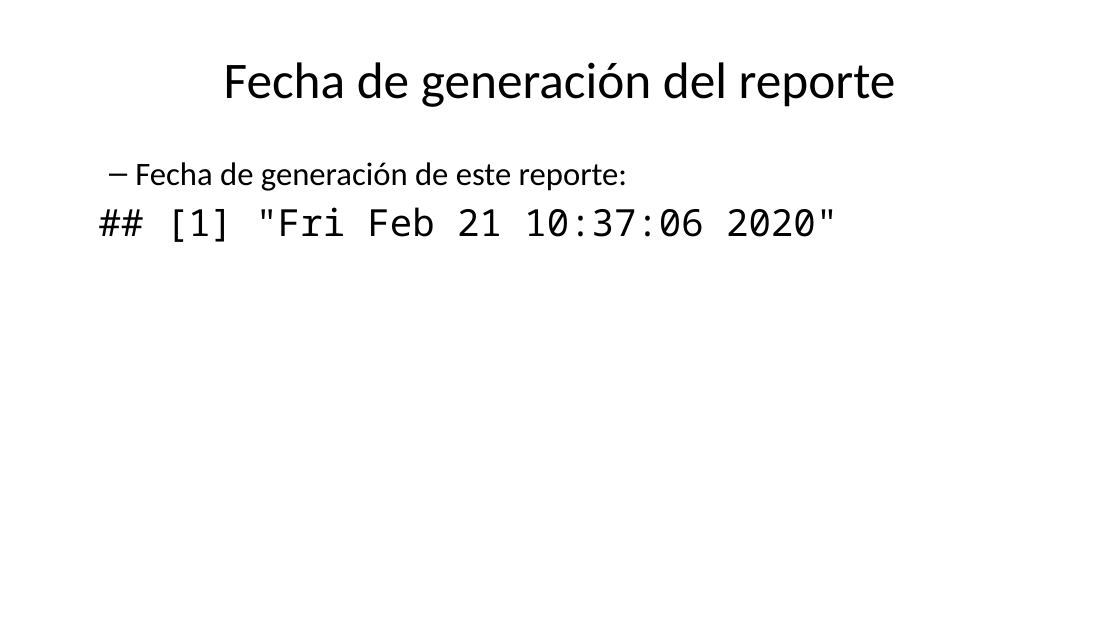
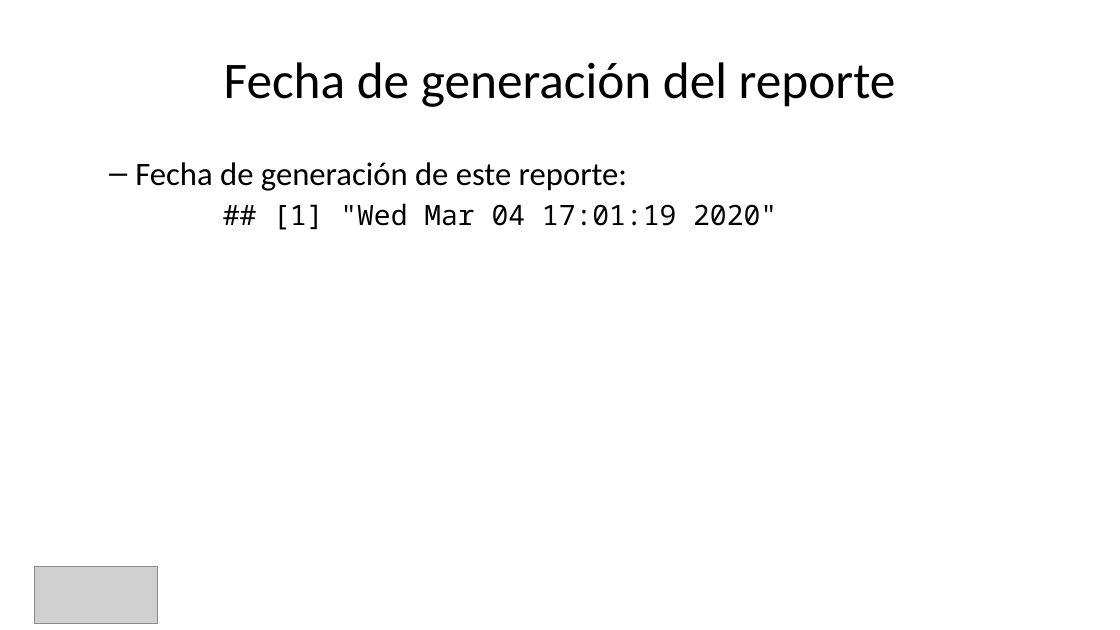
Before and after one commit to cm2c-internet-measurements/internet-data-models-and-viz, a slide deck: slide 3 of lacnic-ipv4-fase3-model/LACNIC_IPv4_F3_Report_v3.pptx. Drawn at 1120x630 pixels with LibreOffice and Linux fonts; fonts in the diff are those of the drawing; grey boxes stand for pictures; background and template pictures are left out. Boxes give left, top, right and bottom in pixels: in the first picture for what was removed or moved away, otherwise in the second. Text is boxed around its words. In the diff, an @@ line names an element or a change of style, - is before the commit and + after.

```diff
--- a/lacnic-ipv4-fase3-model/LACNIC_IPv4_F3_Report_v3.pptx
+++ b/lacnic-ipv4-fase3-model/LACNIC_IPv4_F3_Report_v3.pptx
@@ text at [273, 203, 777, 230]: text changed; size 24 to 18 pt @@
-## [1] "Fri Feb 21 10:37:06 2020"
+## [1] "Wed Mar 04 17:01:19 2020"
@@ picture added at [35, 567, 158, 623] @@
```
Also in this commit, not shown: 7 other slides changed, 4 other files.
